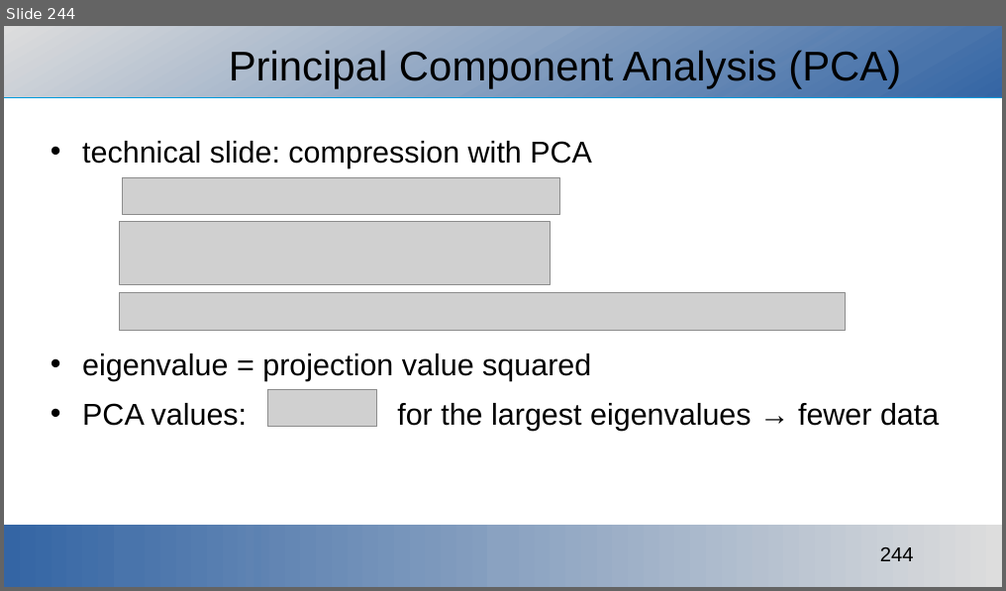
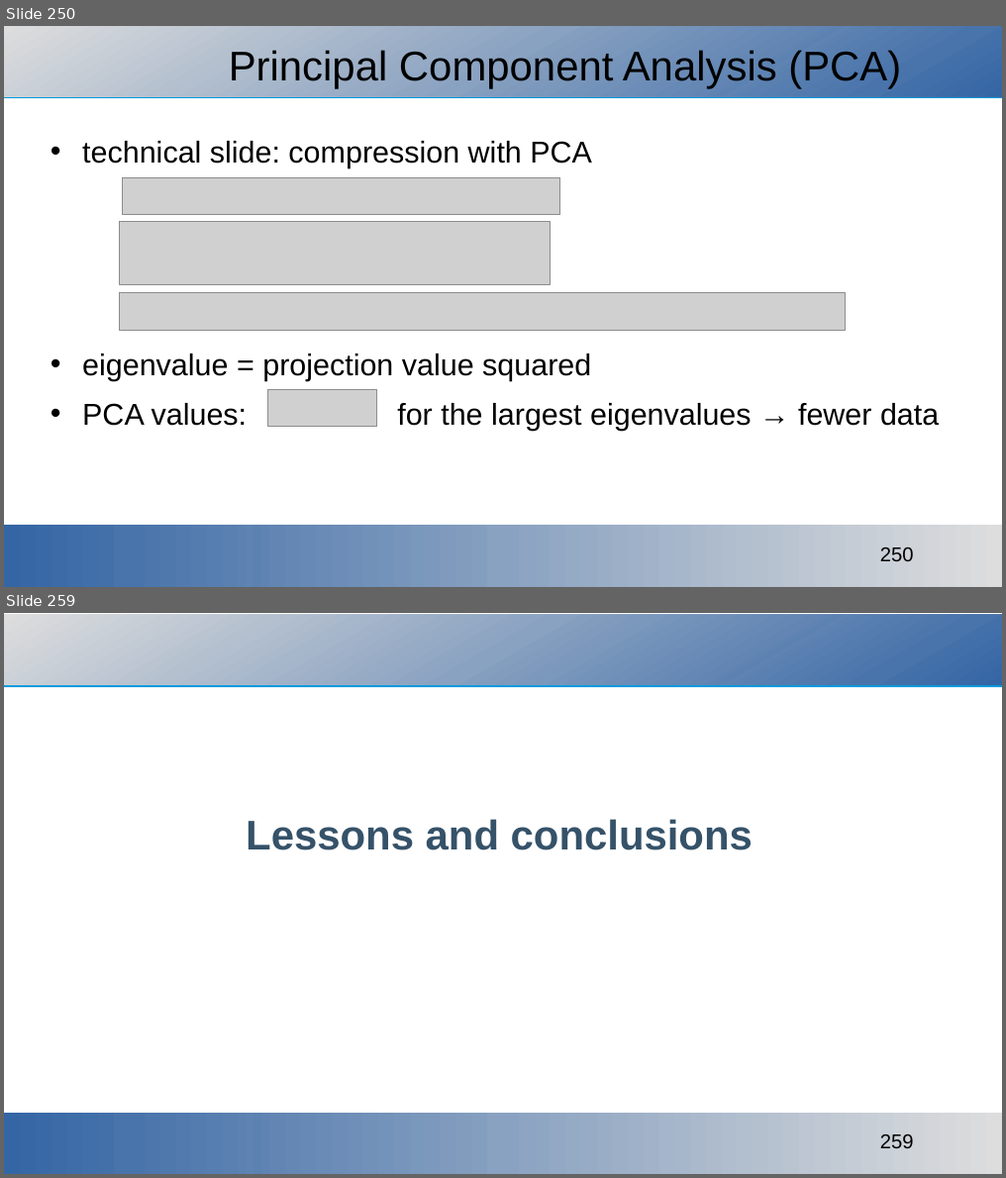
Before and after one commit to ajakovac/ML-in-Practice-I, a slide deck: ML in practice.odp. Shown one above the other, each under a label of ours: slide 244 before the commit, slides 250 and 259 after it; the slides between them are not shown. The pictures are 1006x591 and 1006x1178 pixels, drawn with LibreOffice and Linux fonts; fonts in the diff are those of the drawing; grey boxes stand for pictures; background and template pictures are left out. Boxes give left, top, right and bottom in pixels: in the first picture for what was removed or moved away, otherwise in the second. Text is boxed around its words. In the diff, an @@ line names an element or a change of style, - is before the commit and + after.

```diff
--- a/ML in practice.odp
+++ b/ML in practice.odp
@@ slide 259 added at <box>4,613,1002,1174</box>, background #FFFFFF; not listed: 1 template element that a slide beside it also shows @@
@@ rectangle added at <box>4,614,1002,685</box>, fill gradient #DDDDDD to #DADBDC to #D8D9DB to #D5D7DA to #D2D5D9 to #D0D3D8 @@
@@ title added at <box>246,819,752,851</box>, 33 pt, text #355269, bold @@
+Lessons and conclusions
@@ rectangle added at <box>4,1113,1002,1174</box>, fill gradient #DDDDDD to #DADBDC to #D8D9DB to #D5D7DA to #D2D5D9 to #D0D3D8 @@
@@ what was slide 244 is now slide 250 @@
@@ page number at <box>880,548,914,562</box>: text changed @@
-244
+250
```
Also in this commit, not shown: 7 slides changed, 14 other slides added, 16 other files.
